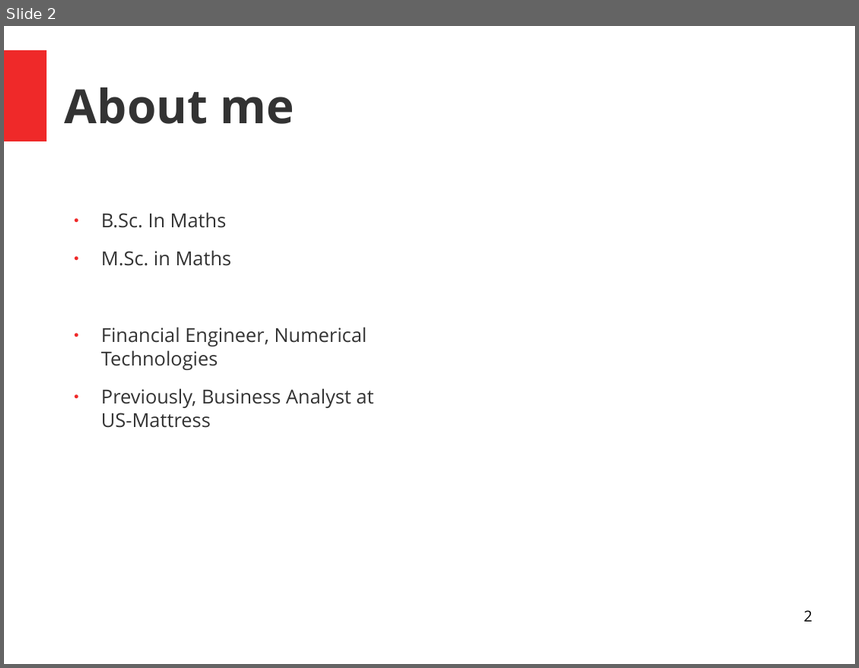
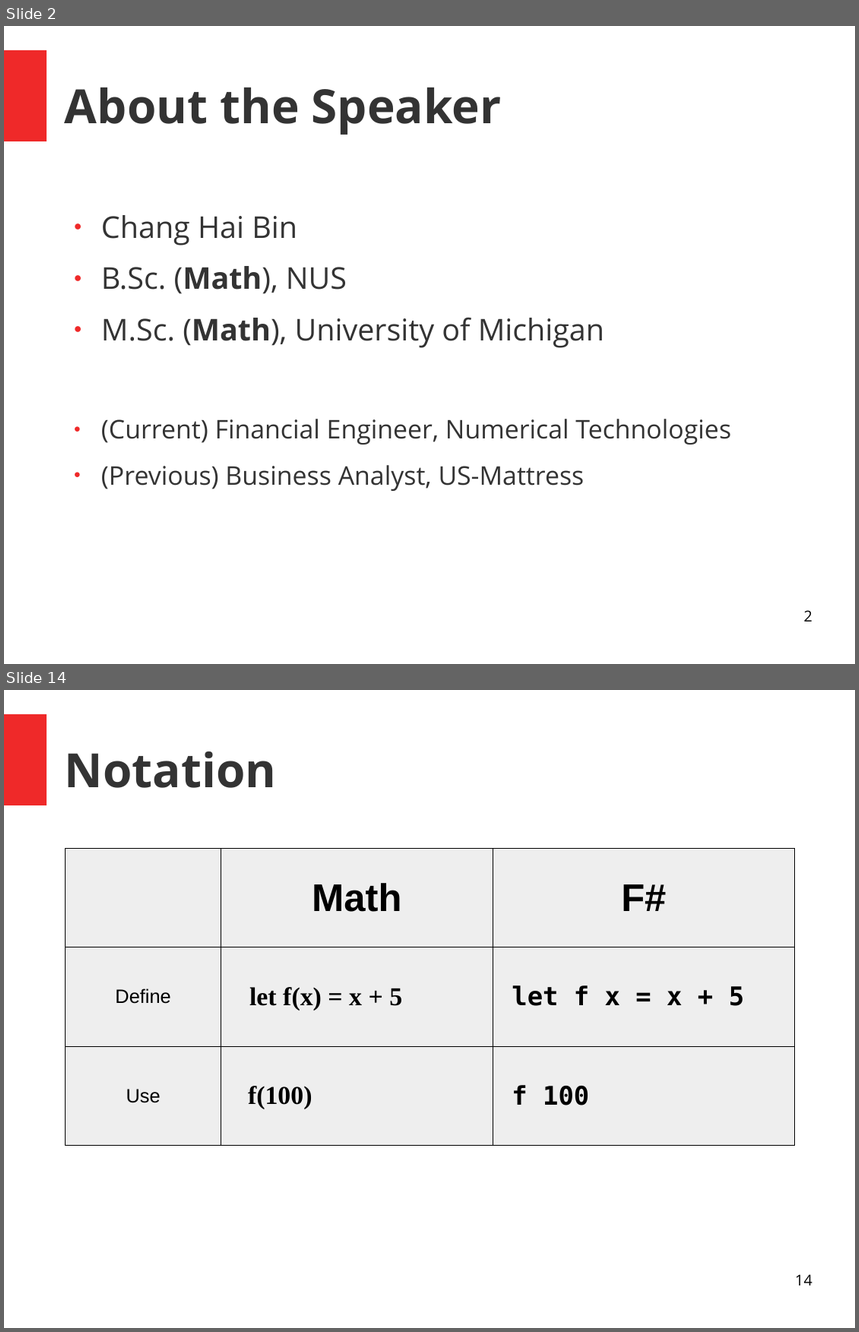
Before and after one commit to ChangHaiBin/FSharpPowerPoint, a slide deck: FSharp Talk.odp. Shown one above the other, each under a label of ours: slide 2 before the commit, slides 2 and 14 after it; the slides between them are not shown. The pictures are 859x668 and 859x1332 pixels, drawn with LibreOffice and Linux fonts; fonts in the diff are those of the drawing. Boxes give left, top, right and bottom in pixels: in the first picture for what was removed or moved away, otherwise in the second. Text is boxed around its words. In the diff, an @@ line names an element or a change of style, - is before the commit and + after.

```diff
--- a/FSharp Talk.odp
+++ b/FSharp Talk.odp
@@ slide 14 added at (x1=4, y1=690, x2=855, y2=1328), background #FFFFFF; not listed: 1 template element that a slide beside it also shows @@
@@ title added at (x1=65, y1=752, x2=276, y2=788), 44 pt, text #333333, bold @@
+Notation
@@ table added at (x1=65, y1=848, x2=795, y2=1146), 3 rows, 3 columns @@
+ | Math | F#
+Define | let f(x) = x + 5 | let f x = x + 5
+Use | f(100) | f 100
@@ page number added at (x1=795, y1=1274, x2=813, y2=1286), 14 pt, text #000000 @@
+14
@@ slide 2 changed as well @@
@@ title at (x1=65, y1=88, x2=502, y2=135): text changed @@
-About me
+About the Speaker
@@ text at (x1=101, y1=215, x2=731, y2=491): text changed; size 18 to 24 pt @@
-● B.Sc. In Maths
-● M.Sc. in Maths
-● Financial Engineer, Numerical Technologies
-● Previously, Business Analyst at
-  US-Mattress
+● Chang Hai Bin
+● B.Sc. (Math), NUS
+● M.Sc. (Math), University of Michigan
+● (Current) Financial Engineer, Numerical Technologies
+● (Previous) Business Analyst, US-Mattress
```
Also in this commit, not shown: 1 other slide changed, 21 other slides added.
